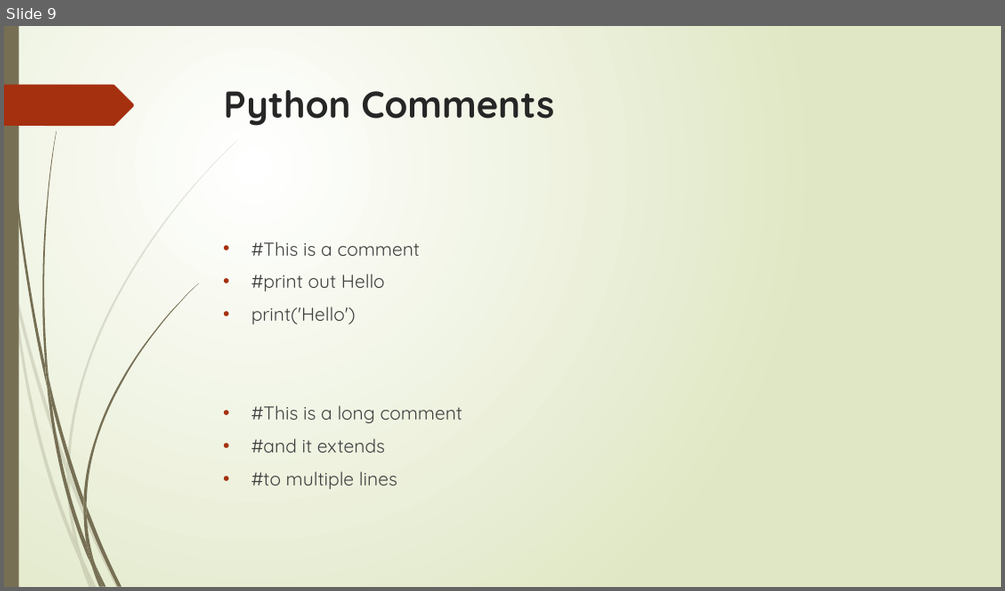
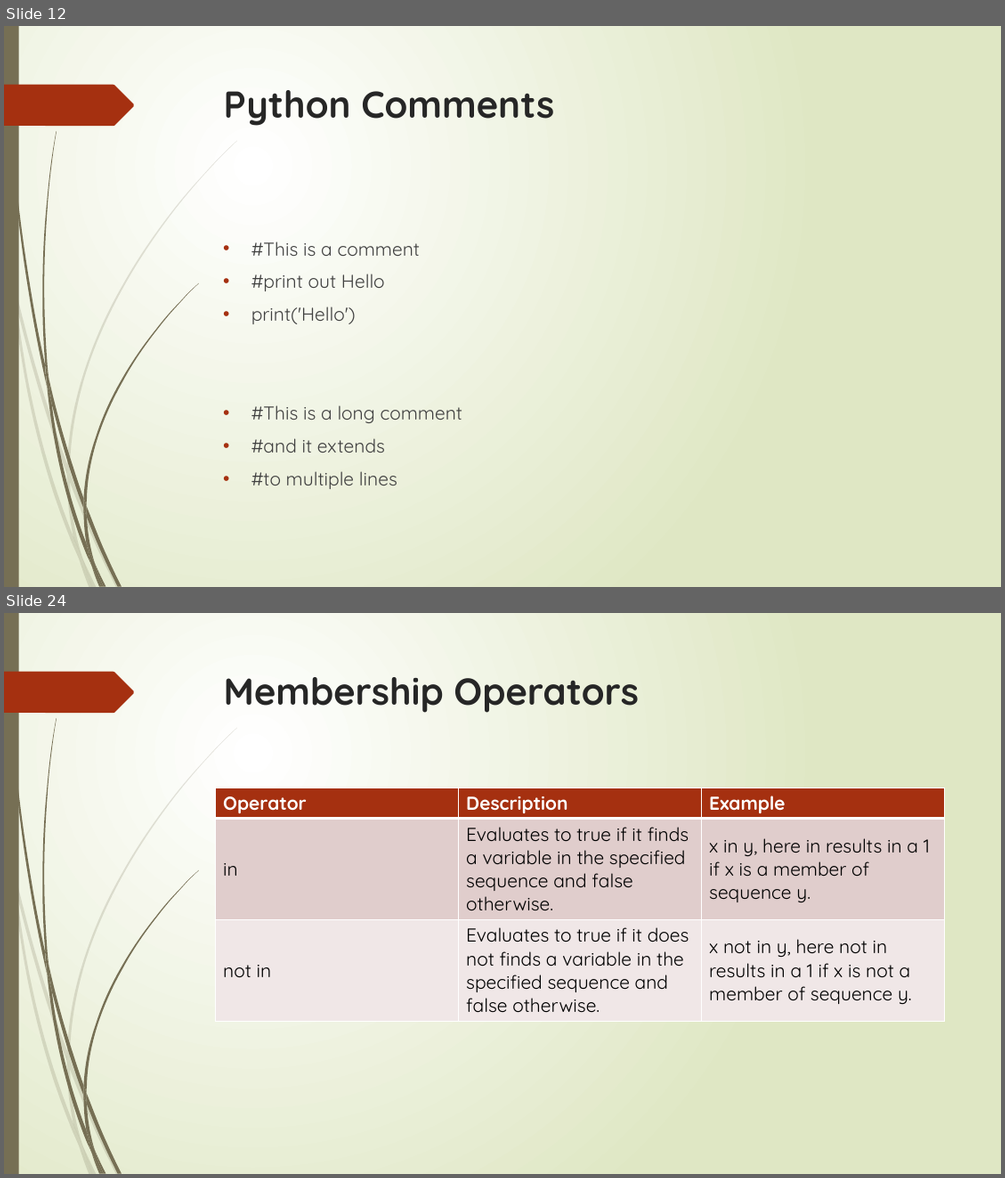
Before and after one commit to flyworker/python-automation-testing, a slide deck: document/course1.pptx. Shown one above the other, each under a label of ours: slide 9 before the commit, slides 12 and 24 after it; the slides between them are not shown. The pictures are 1005x591 and 1005x1178 pixels, drawn with LibreOffice and Linux fonts; fonts in the diff are those of the drawing. Boxes give left, top, right and bottom in pixels: in the first picture for what was removed or moved away, otherwise in the second. Text is boxed around its words. In the diff, an @@ line names an element or a change of style, - is before the commit and + after.

Commit message:
updatec course 1 slide with operators

```diff
--- a/document/course1.pptx
+++ b/document/course1.pptx
@@ slide 24 added at box(4, 613, 1001, 1174), background gradient #FFFFFF to #DFE8C4; not listed: 24 template elements that a slide beside it also shows @@
@@ title added at box(224, 677, 639, 713), 36 pt, text #262626, bold @@
+Membership Operators
@@ table added at box(216, 787, 945, 1035), 3 rows, 3 columns @@
+Operator | Description | Example
+in | Evaluates to true if it finds a variable in the specified sequence and false otherwise. | x in y, here in results in a 1 if x is a member of sequence y.
+not in | Evaluates to true if it does not finds a variable in the specified sequence and false otherwise. | x not in y, here not in results in a 1 if x is not a member of sequence y.
@@ what was slide 9 is now slide 12 @@
```
Also in this commit, not shown: 1 slide changed, 18 other slides added, 5 other files.
